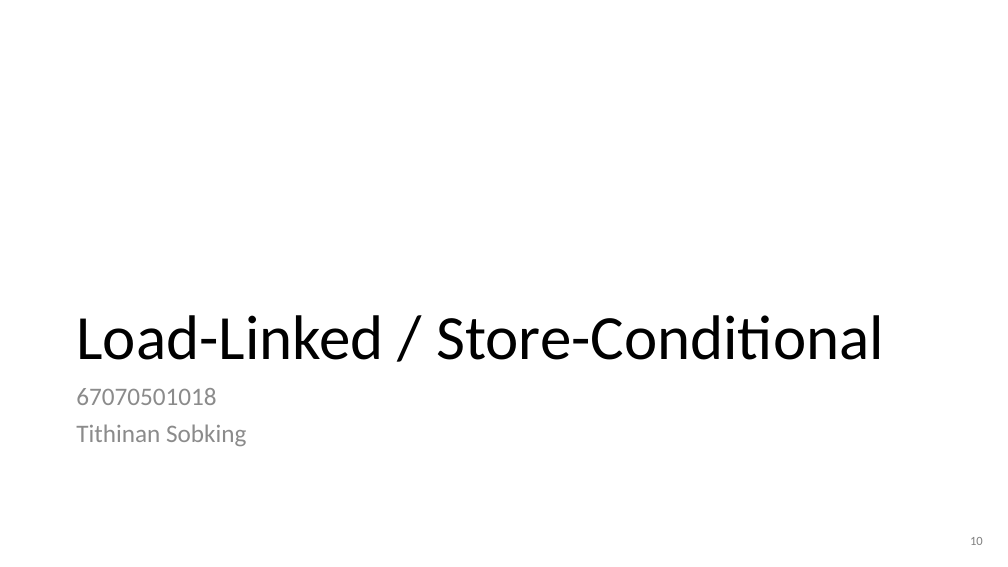
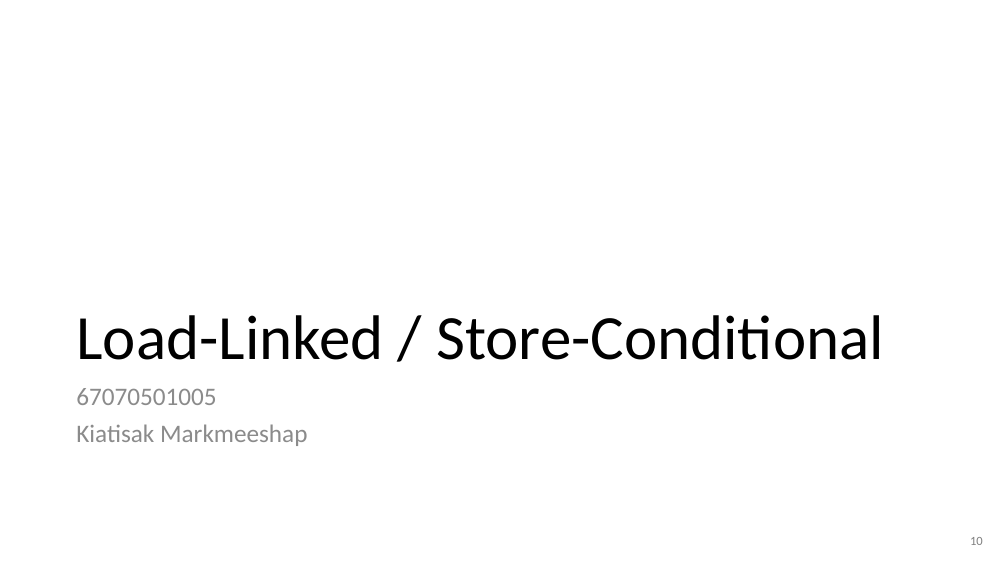
Before and after one commit to Kiatisakk/CPE333-OS, a slide deck: slide 10 of PS08/slides/PS08.pptx. Drawn at 1008x567 pixels with LibreOffice and Linux fonts; fonts in the diff are those of the drawing. Boxes give left, top, right and bottom in pixels: in the first picture for what was removed or moved away, otherwise in the second. Text is boxed around its words. In the diff, an @@ line names an element or a change of style, - is before the commit and + after.

```diff
--- a/PS08/slides/PS08.pptx
+++ b/PS08/slides/PS08.pptx
@@ text at [76,388,307,446]: text changed @@
-67070501018
-Tithinan Sobking
+67070501005
+Kiatisak Markmeeshap
```
Also in this commit, not shown: 3 other slides changed, 2 other files.
